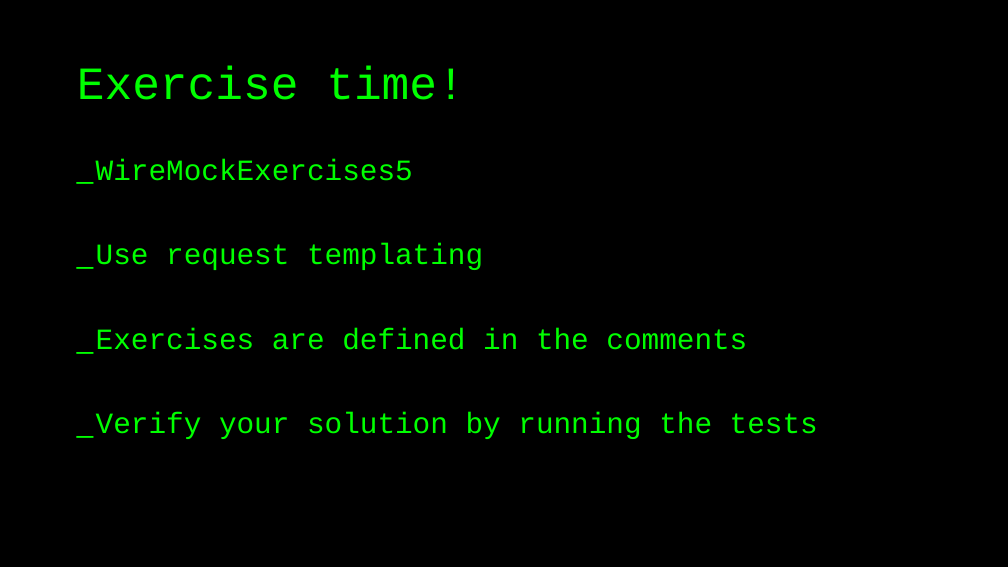
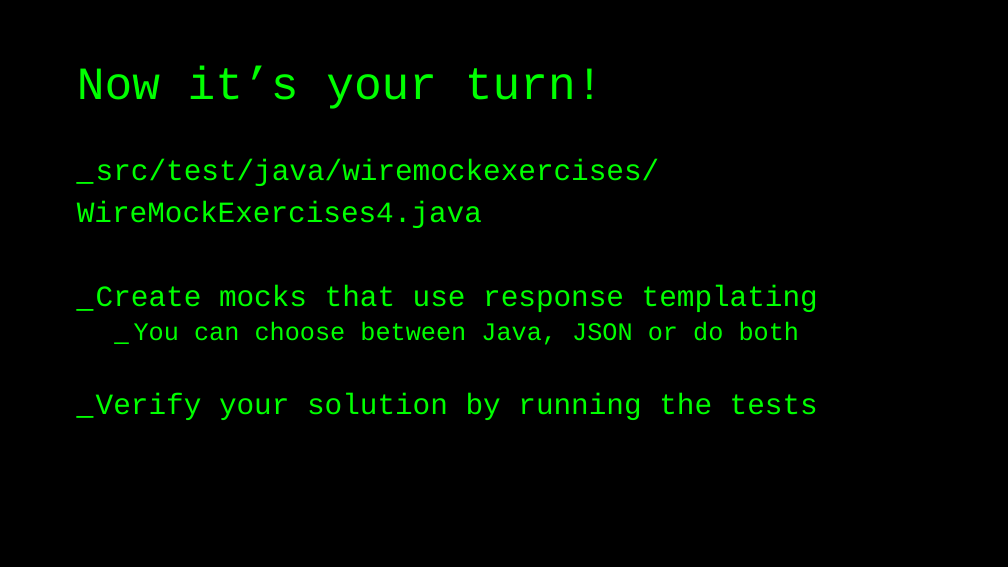
Before and after one commit to basdijkstra/wiremock-workshop, a slide deck: slide 50 of wiremock_workshop.pptx (slide 48 before the commit). Drawn at 1008x567 pixels with LibreOffice and Linux fonts; fonts in the diff are those of the drawing. Boxes give left, top, right and bottom in pixels: in the first picture for what was removed or moved away, otherwise in the second. Text is boxed around its words. In the diff, an @@ line names an element or a change of style, - is before the commit and + after.

Commit message:
Updated exercises series 4

```diff
--- a/wiremock_workshop.pptx
+++ b/wiremock_workshop.pptx
@@ title at (x1=77, y1=67, x2=604, y2=109): text changed @@
-Exercise time!
+Now it’s your turn!
@@ text at (x1=77, y1=159, x2=818, y2=345): text changed @@
-_ WireMockExercises5
-_ Use request templating
-_ Exercises are defined in the comments
+_ src/test/java/wiremockexercises/
+WireMockExercises4.java
+_ Create mocks that use response templating
+  _ You can choose between Java, JSON or do both
```
Also in this commit, not shown: 3 slides added, 11 slides removed, 6 other files.
